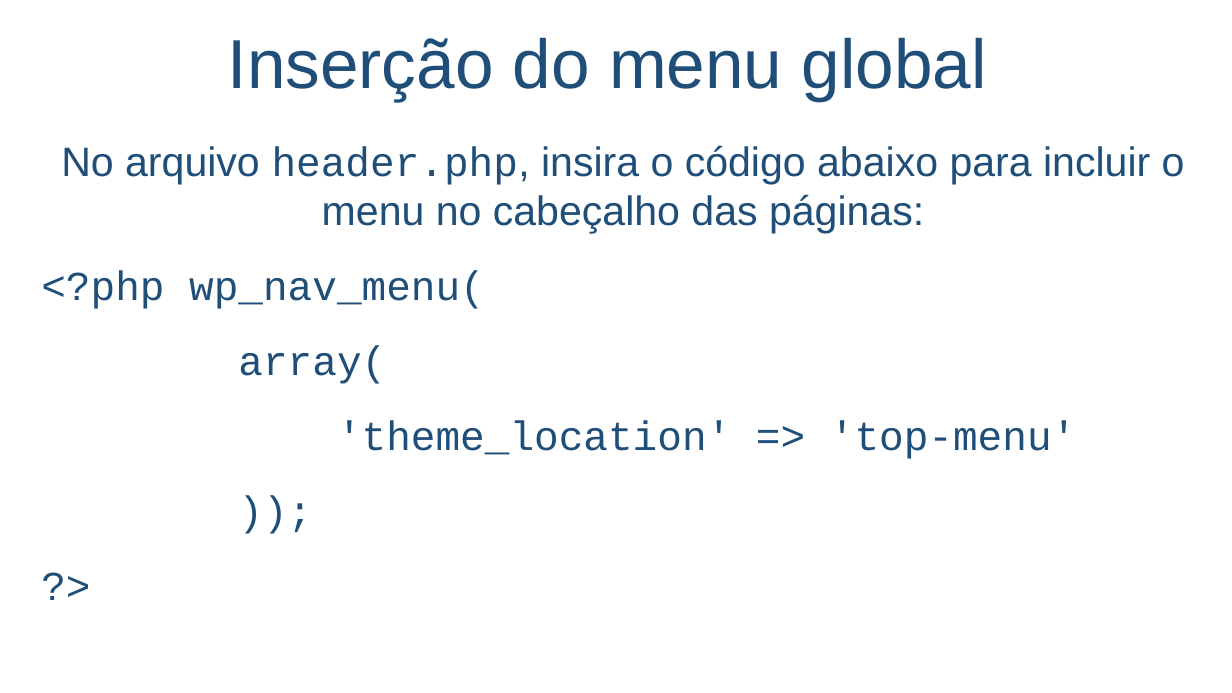
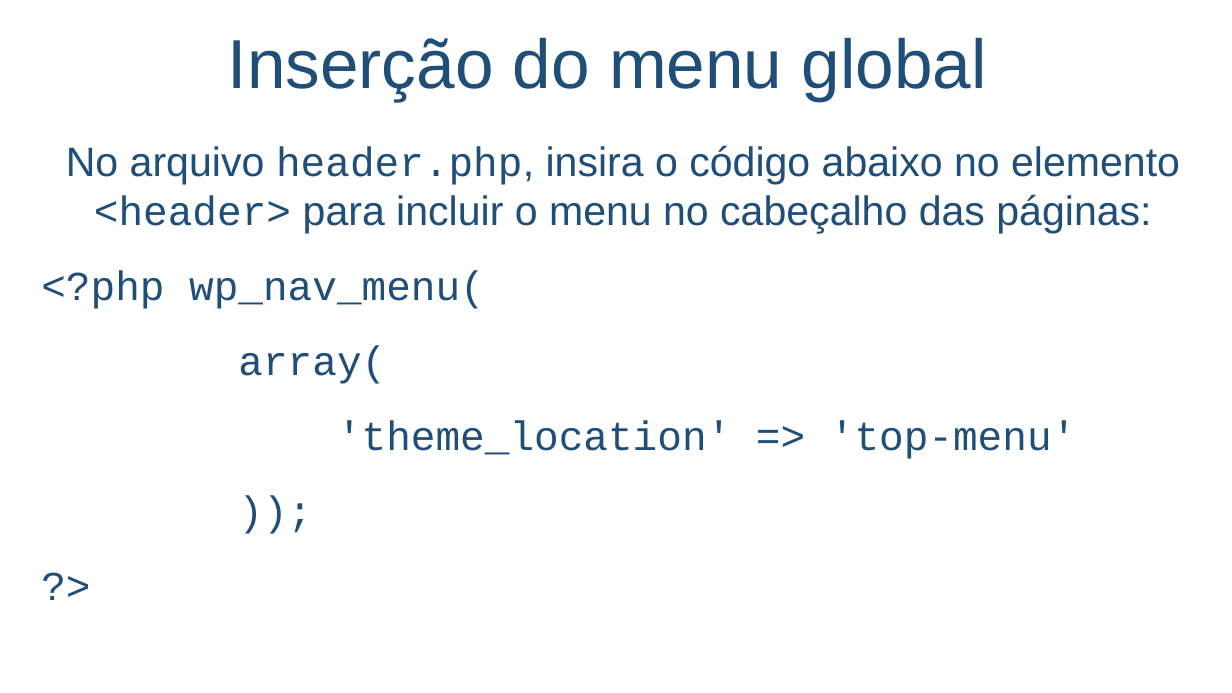
Before and after one commit to salmo-jr/public-slides, a slide deck: slide 32 of wordpress-como-criar-um-novo-tema.pptx (slide 28 before the commit). Drawn at 1232x693 pixels with LibreOffice and Linux fonts; fonts in the diff are those of the drawing; background and template pictures are left out. Boxes give left, top, right and bottom in pixels: in the first picture for what was removed or moved away, otherwise in the second. Text is boxed around its words. In the diff, an @@ line names an element or a change of style, - is before the commit and + after.

```diff
--- a/wordpress-como-criar-um-novo-tema.pptx
+++ b/wordpress-como-criar-um-novo-tema.pptx
@@ text at bbox=[66, 145, 1180, 233]: text changed @@
-No arquivo header.php, insira o código abaixo para incluir o menu no cabeçalho das páginas:
+No arquivo header.php, insira o código abaixo no elemento <header> para incluir o menu no cabeçalho das páginas:
```
Also in this commit, not shown: 6 other slides changed, 7 slides added.
